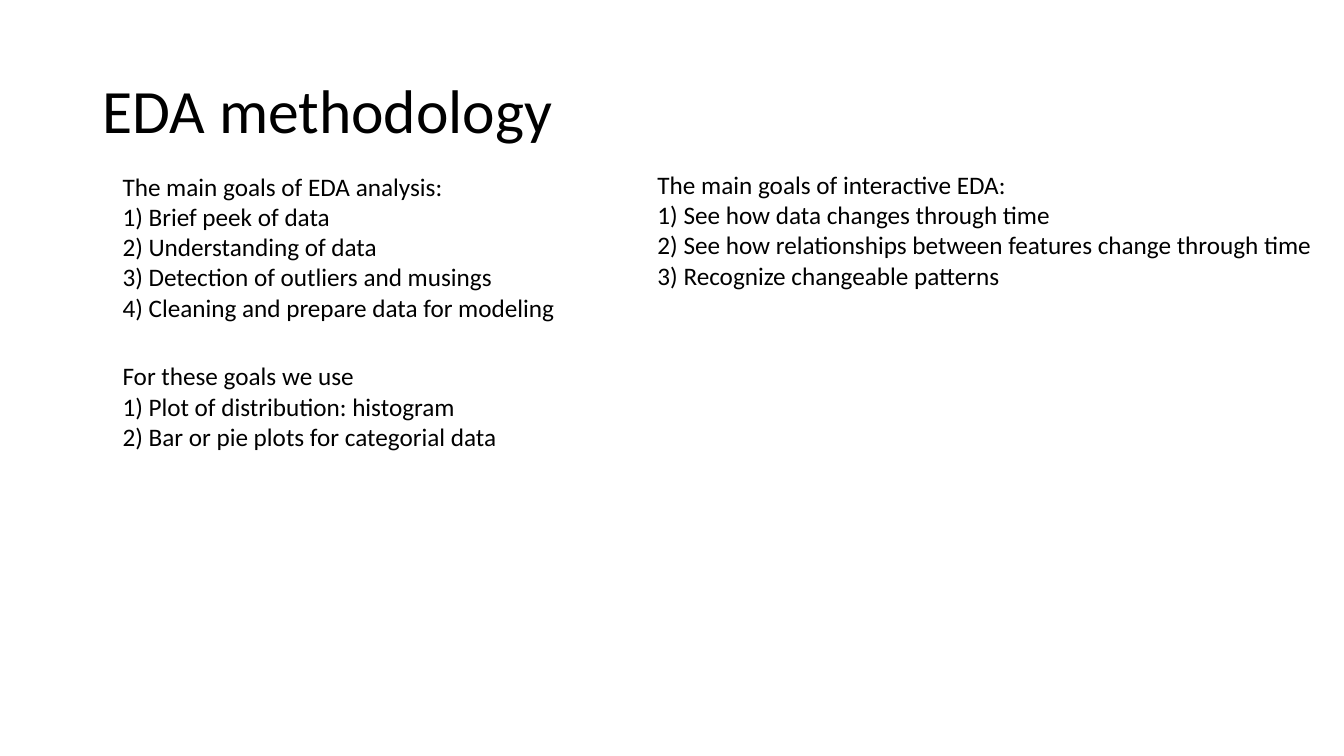
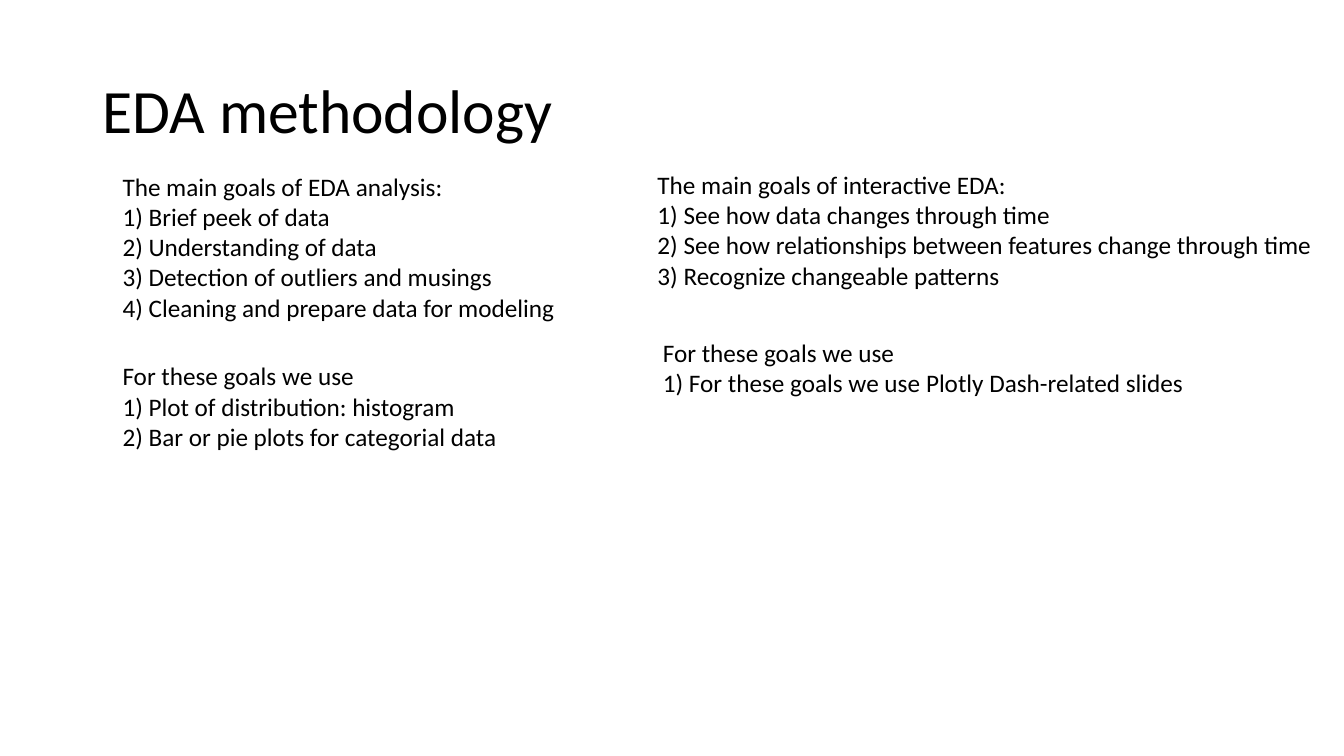
Before and after one commit to goshasty/rumor_analyze, a slide deck: slide 4 of Report.pptx. Drawn at 1344x756 pixels with LibreOffice and Linux fonts; fonts in the diff are those of the drawing. Boxes give left, top, right and bottom in pixels: in the first picture for what was removed or moved away, otherwise in the second. Text is boxed around its words. In the diff, an @@ line names an element or a change of style, - is before the commit and + after.

```diff
--- a/Report.pptx
+++ b/Report.pptx
@@ text added at bbox=[663, 344, 1183, 397], 18 pt, text #000000 @@
+For these goals we use
+1) For these goals we use Plotly Dash-related slides
```
Also in this commit, not shown: 1 other slide changed, 3 slides added, 1 slide removed.
